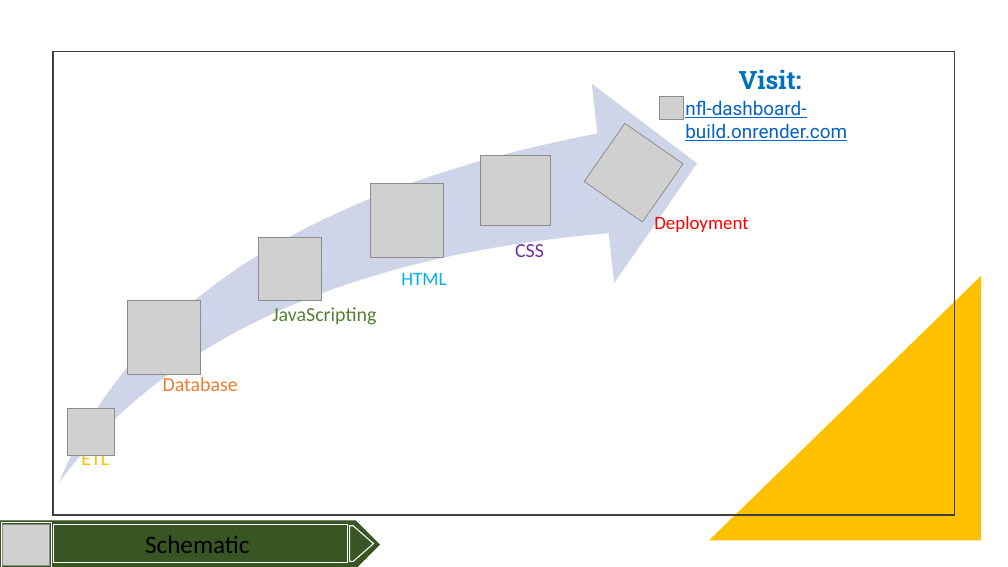
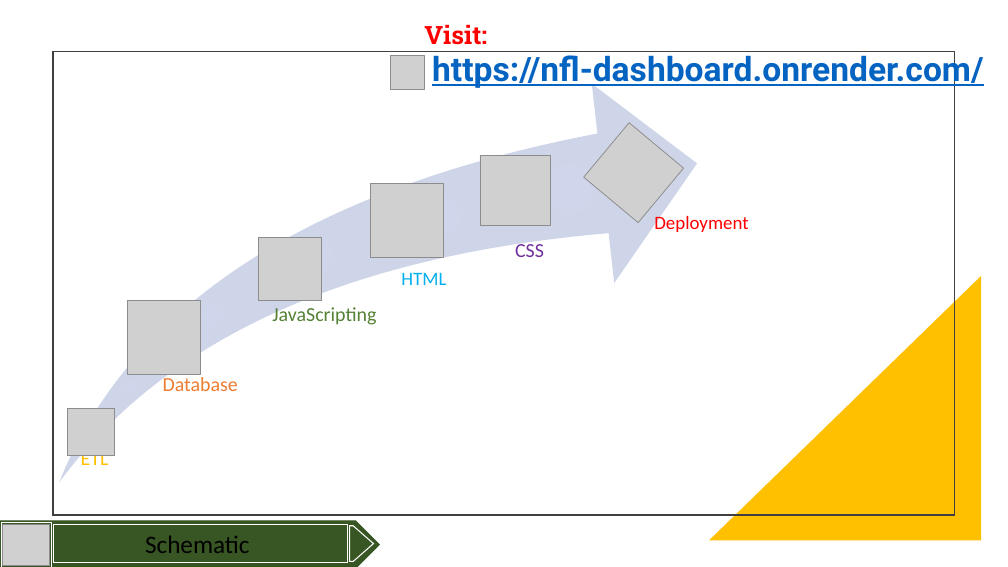
Before and after one commit to gusmendesbh/project3-group1, a slide deck: slide 4 of presentation/Slide_deck.pptx. Drawn at 1008x567 pixels with LibreOffice and Linux fonts; fonts in the diff are those of the drawing; grey boxes stand for pictures. Boxes give left, top, right and bottom in pixels: in the first picture for what was removed or moved away, otherwise in the second. Text is boxed around its words. In the diff, an @@ line names an element or a change of style, - is before the commit and + after.

Commit message:
added images, updated athletes, added slides

```diff
--- a/presentation/Slide_deck.pptx
+++ b/presentation/Slide_deck.pptx
@@ text "Visit:": place and size @@
-text "Visit:" at (739,69,802,90)
+text "Visit:" at (424,24,487,45)
@@ text "Visit:" at (424,24,487,45): text colour #0070C0 to #FF0000 @@
@@ picture: place and size @@
-picture at (660,97,684,120)
+picture at (390,56,424,90)
@@ text at (432,51,984,90): text changed; size 18 to 32 pt; bold on @@
-nfl-dashboard-build.onrender.com
+https://nfl-dashboard.onrender.com/
@@ picture at (584,123,684,223): rotation 34 to 39 degrees @@
```
Also in this commit, not shown: 5 other slides changed, 1 slide added, 3 slides removed, 17 other files.
